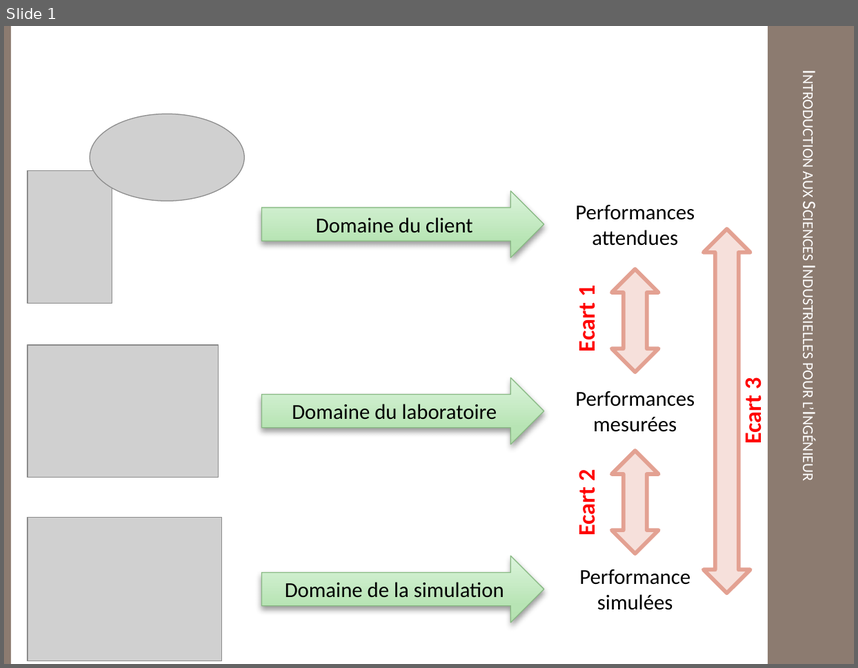
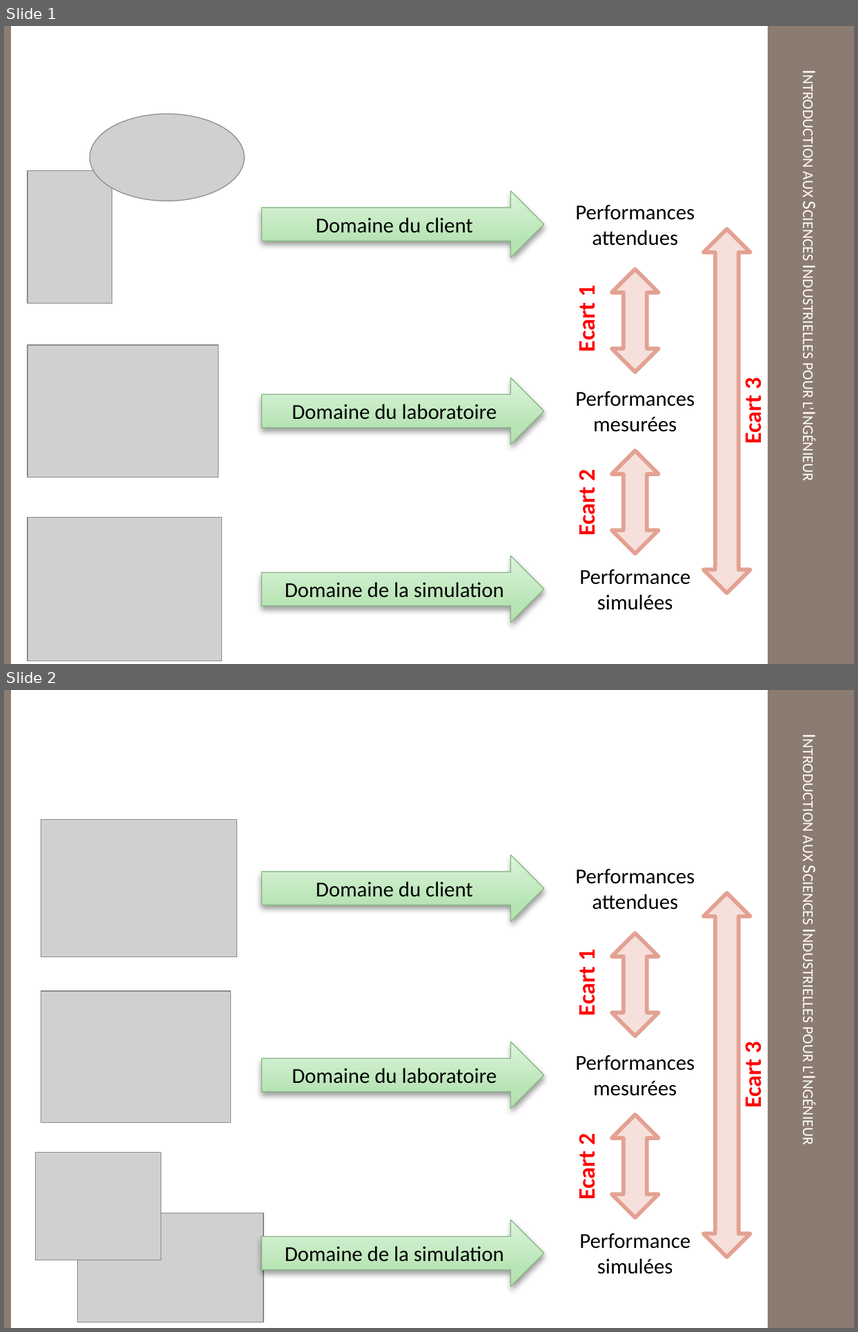
Before and after one commit to xpessoles/Formations, a slide deck: ModelisationMultiphysique/ApplicationsPedagogiques/Ecarts.pptx. Shown one above the other, each under a label of ours: slide 1 before the commit, slides 1 and 2 after it. The pictures are 858x668 and 858x1332 pixels, drawn with LibreOffice and Linux fonts; fonts in the diff are those of the drawing; grey boxes stand for pictures; background and template pictures are left out. Boxes give left, top, right and bottom in pixels: in the first picture for what was removed or moved away, otherwise in the second. Text is boxed around its words. In the diff, an @@ line names an element or a change of style, - is before the commit and + after.

```diff
--- a/ModelisationMultiphysique/ApplicationsPedagogiques/Ecarts.pptx
+++ b/ModelisationMultiphysique/ApplicationsPedagogiques/Ecarts.pptx
@@ slide 2 added at bbox=[4, 690, 854, 1328], background #FFFFFF; not listed: 3 template elements that a slide beside it also shows @@
@@ picture added at bbox=[41, 820, 237, 957] @@
@@ right arrow added at bbox=[261, 855, 544, 921], fill gradient #B4DFB0 to #B9E4B5 to #DEF5DC, outline #88B983 0.75 pt, 18 pt, text #000000 @@
+Domaine du client
@@ text added at bbox=[575, 869, 695, 909], 18 pt, text #000000 @@
+Performances
+attendues
@@ up down arrow added at bbox=[704, 893, 751, 1257], fill #F6E0DB, outline #E3A192 3.35 pt @@
@@ up down arrow added at bbox=[612, 933, 659, 1036], fill #F6E0DB, outline #E3A192 3.35 pt @@
@@ text added at bbox=[572, 950, 601, 1014], 20 pt, text #FF0000, bold @@
+Ecart 1
@@ picture added at bbox=[41, 991, 230, 1123] @@
@@ right arrow added at bbox=[261, 1041, 544, 1107], fill gradient #B4DFB0 to #B9E4B5 to #DEF5DC, outline #88B983 0.75 pt, 18 pt, text #000000 @@
+Domaine du laboratoire
@@ text added at bbox=[575, 1055, 695, 1096], 18 pt, text #000000 @@
+Performances mesurées
@@ text added at bbox=[739, 1042, 768, 1106], 20 pt, text #FF0000, bold @@
+Ecart 3
@@ up down arrow added at bbox=[612, 1114, 659, 1217], fill #F6E0DB, outline #E3A192 3.35 pt @@
@@ text added at bbox=[572, 1134, 601, 1198], 20 pt, text #FF0000, bold @@
+Ecart 2
@@ picture added at bbox=[36, 1152, 161, 1259] @@
@@ picture added at bbox=[78, 1213, 264, 1321] @@
@@ right arrow added at bbox=[261, 1220, 544, 1286], fill gradient #B4DFB0 to #B9E4B5 to #DEF5DC, outline #88B983 0.75 pt, 18 pt, text #000000 @@
+Domaine de la simulation
@@ text added at bbox=[579, 1233, 691, 1274], 18 pt, text #000000 @@
+Performance simulées
```
Also in this commit, not shown: 3 other files.
